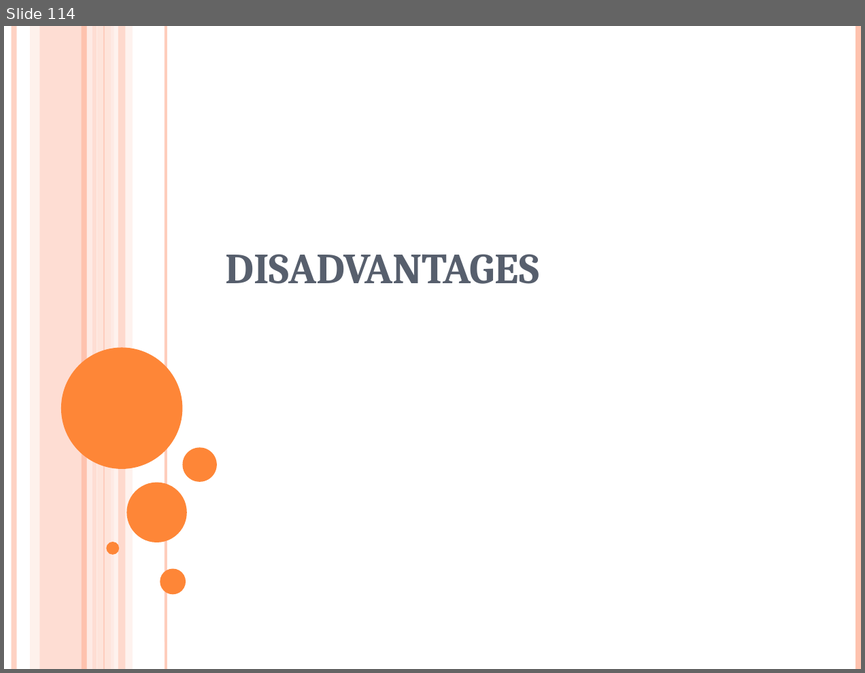
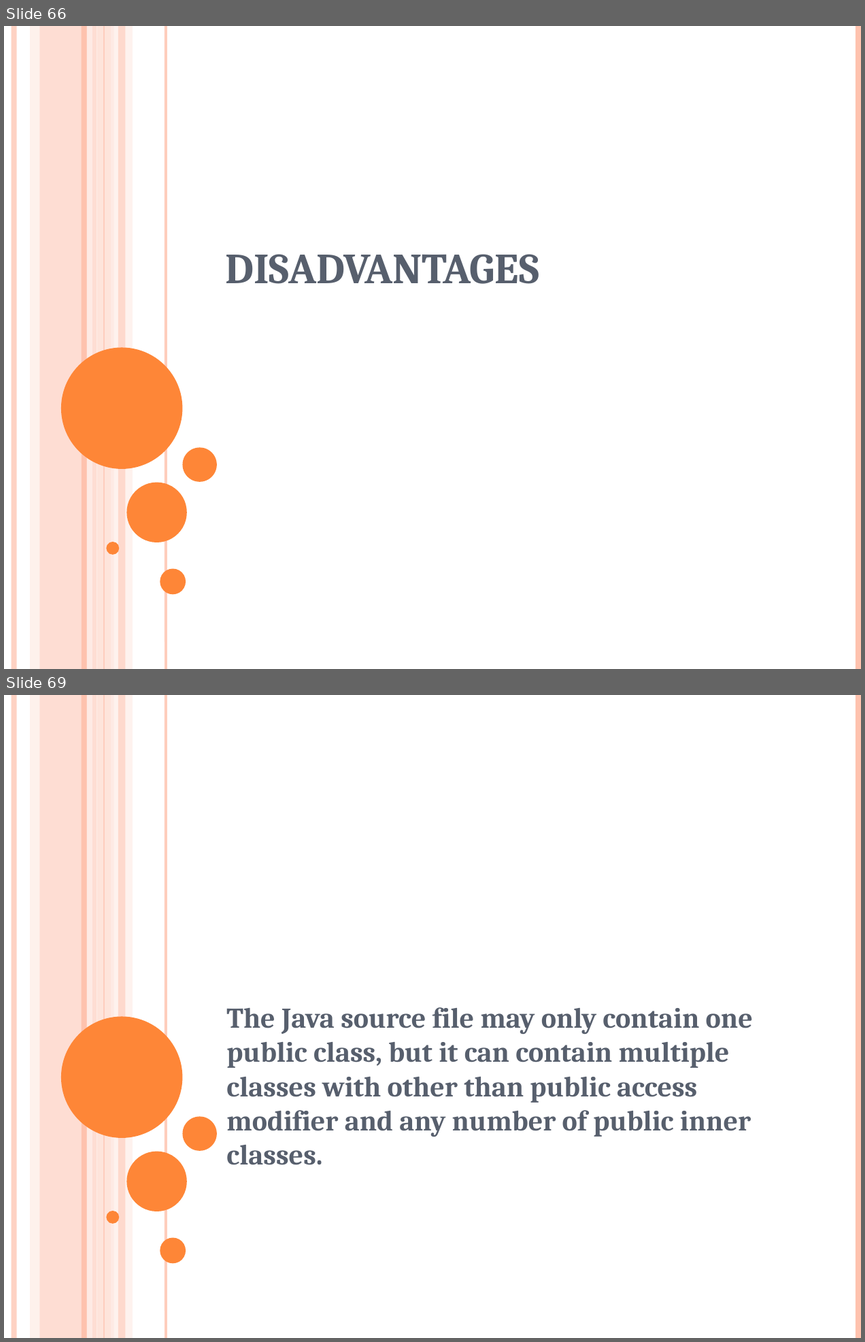
Before and after one commit to surabhi5/instant-ppt, a slide deck: output.pptx. Shown one above the other, each under a label of ours: slide 114 before the commit, slides 66 and 69 after it; the slides between them are not shown. The pictures are 865x673 and 865x1342 pixels, drawn with LibreOffice and Linux fonts; fonts in the diff are those of the drawing. Boxes give left, top, right and bottom in pixels: in the first picture for what was removed or moved away, otherwise in the second. Text is boxed around its words. In the diff, an @@ line names an element or a change of style, - is before the commit and + after.

```diff
--- a/output.pptx
+++ b/output.pptx
@@ slide 69 added at box(4, 695, 861, 1338), background #FFFFFF; not listed: 16 template elements that a slide beside it also shows @@
@@ subtitle added at box(226, 1007, 753, 1165), 24 pt, text #575F6D, bold @@
+The Java source file may only contain one public class, but it can contain multiple classes with other than public access modifier and any number of public inner classes.
@@ what was slide 114 is now slide 66 @@
```
Also in this commit, not shown: 2 slides changed, 68 other slides added, 111 slides removed, 2 other files.
